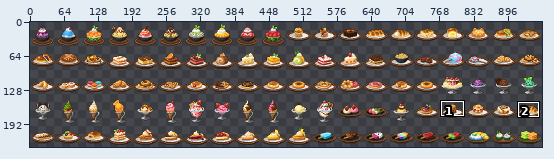
Sprite sheet, stored at src/PNG-Desserts/SmallDessertSpriteSheet.png. The picture above shows the old version from afar; the outline marks the close-up.
Close-up. Earlier state:
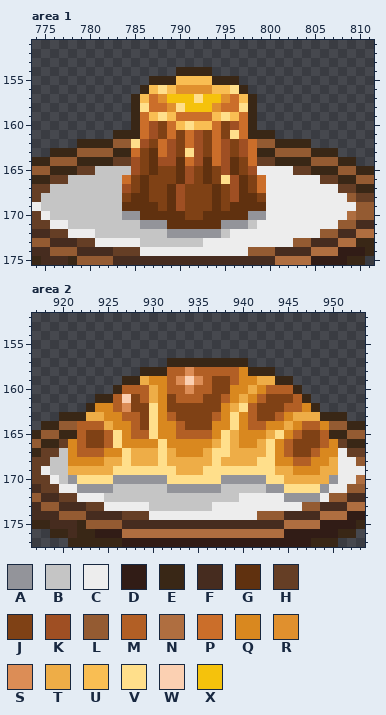
The file is 960x240 pixels. Colours within 5 levels of each other are drawn and written as one. Shown: area 1: x 774..811, y 151..175; area 2: x 917..953, y 152..177. The wide view leaves out empty margins. The commit also changed other parts of the picture, which this record leaves out.
Palette (. is transparent): A #93949a  B #c5c5c5  C #ededed  D #311c16  E #392716  F #462c1f  G #60310f  H #653e25  J #7f4115  K #9f4f23  L #945b32  M #b25f25  N #af6e40  P #cb6e2a  Q #d9881f  R #e0902e  S #dc8d56  T #eead47  U #f9be53  V #ffdf8b  W #fbd0b2  X #f5c20c
Pixels before, area 1, first column x 774:
154 ................EEEE..................
155 .............EEEUUUUEEE...............
156 ............EUVURRRRUUVE..............
157 ...........EUPRXXXVXXRPUE.............
158 ...........EVPPRVXXXRPPVE.............
159 ...........EPUVUPPPPUVUPE.............
160 ...........EPKJPUVUUPJKPE.............
161 .........EEEPKJPJPKJPJVPEEE...........
162 .....EEEELLVKJPKJPKJPKJKPLLEEEE.......
163 ..EEELLLLEEPJGPKJVKJPKJKPEELLLLEEE....
164 EELLLEEEEHHKJGKKGPKGPKGJPHHEEEELLLEE..
165 LLEEEHHBBBBKJGJJGKJGJKGJKCCCCHHEEELLEE
166 EEHHBBBBBBPJGJJJGKJGJVKGJPCCCCCCHHEELL
167 HHBBBBBBBBKJGJJGKJJJGJKGJPCCCCCCCCHHEE
168 HBBBBBBBBBJGGJJGKJJJGJKGGJCCCCCCCCCLHH
169 CBBBBBBBBBGGGGJGKJJJGJGGGGCCCCCCCCCCLL
170 HCBBBBBBBBAAGGGGGJJGGGGGAACCCCCCCCCNLL
171 HHCCBBBBBBBBAAAGGGGGGAAABCCCCCCCCCLLFF
172 FFHHCCCBBBBBBBBAAAAAABCCCCCCCCCCLLFFNN
173 LLFFFHHCCCCCBBBBBBBCCCCCCCCCCLLFFFNNEE
174 FFLLLFFFFHHHCCCCCCCCCCCCLLLFFFFNNNDDDE
175 EFFFELLLLFFFFFFFFFFFFFFFFFFNNNNDDDDEE.
Pixels before, area 2, first column x 917:
157 ...............EEEEEEEEE.............
158 ............EEEMMSMMMMMQEEE..........
159 ..........EETQQMSWSMJJMQQTTEE........
160 .........EMMMTQMMSMMJJQQTQMMME.......
161 .......EEMWJMTQJMMMJJMQTQMJJJME......
162 ......EQQMSJJVQJJJJJJQTVMJJJMMQE.....
163 ...EEETTQQMMJVQMJJJJMQVQMJJMQTTTEEE..
164 .EELLMMMTQQMJVQQMJJJQQVQMMQQTQMMQLLEE
165 ELLEEMJJMVQMMVQQMMMMQVTQQQTVQMJJMEELL
166 LEEHQMJJMVQQQQVQQQQQTVTQQTVQMJJJMQHEE
167 EHHBQMMMQQVTTTVTQQQTVVTTTTVQMJJMQQCHH
168 HHBBQQQQTTVTTTVTTTTTVTTTTVVQQMMQQTCCL
169 HCBBTTTTTVVVVVVVTTTVVVVVVVVTTQQQTTCCC
170 HHCBAVVVVAAAAAAVVVVVVAAAAAVVTTTTTACCN
171 FHHCCAAAABBBBBBAAAAAABBBBBAAVVVVACCLL
172 LFFHHCCCBBBBBBBBBBBBBBBCCCCCAAAACLLFF
173 FLLFFFHHCCCCCBBBBBBBCCCCCCCCCCLLFFFNN
174 FFFLLLFFFFHHHCCCCCCCCCCCCLLLFFFFNNNDD
175 EEFFFELLLLFFFFFFFFFFFFFFFFFFNNNNDDDDE
176 ..EEFEEDDDNNNNNNNNNNNNNNNNNNDDDDDDEE.
177 ....EEEEEEDDDDDDDDDDDDDDDDDDDDDEEE...
New version:
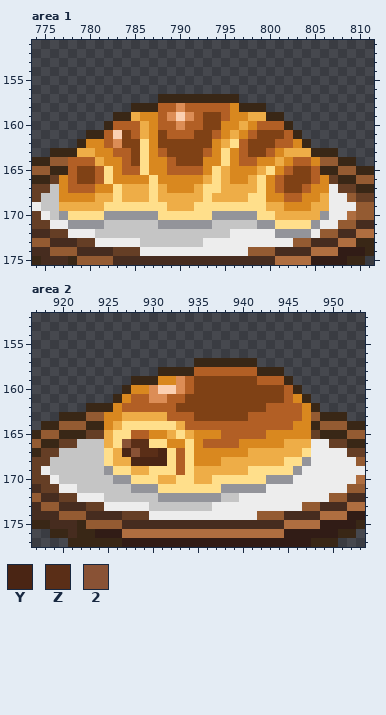
Colours new in this view: Y #4a2514  Z #5a2e17  2 #895235
Diff:
Changed rows in their new state; - is an unchanged pixel.
Area 1:
first column x 777:
154 -------------....-------------
155 ----------..........----------
156 ---------............---------
157 --------...EEEEEEEEE..--------
158 ---------EEMMSMMMMMQE-E-------
159 ------EETQQMSWSMJJMQQTTEE-----
160 -----EMMMTQMMSMMJJQQTQMMME----
161 ---EEMWJMTQ-MMMJ-MQTQMJJJME---
162 ---QQMSJJVQJJ-JJ-QTVMJJJMMQ---
163 --TTQQMMJVQMJ-JJMQVQMJJMQTTT--
164 -MMMTQQMJVQQMJJJQQVQMMQQTQMMQ-
165 -MJJMVQMMVQQMMMMQVTQQQTVQMJJM-
166 QMJJMVQQQQVQQQQQTVTQQTVQMJJJMQ
167 QMMMQQVTTTVTQQQTVVTTTTVQMJJMQQ
168 QQQQTTVTTTVTTTTTVTTTTVVQQMMQQT
169 TTTTTVVVVVVVTTTVVVVVVVVTTQQQTT
170 AVVVVAA--AAVVVVVVAAAA-VVTTTTTA
171 -AAAA----BB-AAAAABBBB-AAVVVVA-
172 ------------BBBBBB------AAAA--
Area 2:
first column x 921:
157 -----------...------E---------
158 --------..-EEE-----MM--E------
159 ------.-EE-Q-MJJ--JJJMMM------
160 -----.EQQSWWSMJJ--JJJJJJ------
161 ---..EQM-SSM-JJ--JJJJJ--MQ----
162 ---EEQMMMMMM-----JJJJ-MM------
163 --LL--TTTTT-MM--JJJJ-MM-MMQL--
164 -LEEQTVVV-VVTMMMMMMM--MMM-QEL-
165 -EHHT-V--Q-TVTQQ-MMMMMQQ-QQHE-
166 HBBBT-2ZZV---V-MMMM--QQ-TTTCCH
167 BBBBVTY2ZZYVMV-QQQQQ--TTTTVCCC
168 BBBBV-TYYYYVMVQQQ----TTTVVACCC
169 BBBBA--TT---MV-TTTTT---VVACCCC
170 BBBBB--VVVTT--TT-VVVVVAAACCCCC
171 -BBBB--AAAVVVVVVVAAAAACCCCCCC-
172 ----------AAAAAAA-------CCCC--
Where, in picture pixels (left, top, right, bottom), the same in both close-ups:
changed: (59, 67, 329, 238)
changed: (68, 358, 338, 502)
